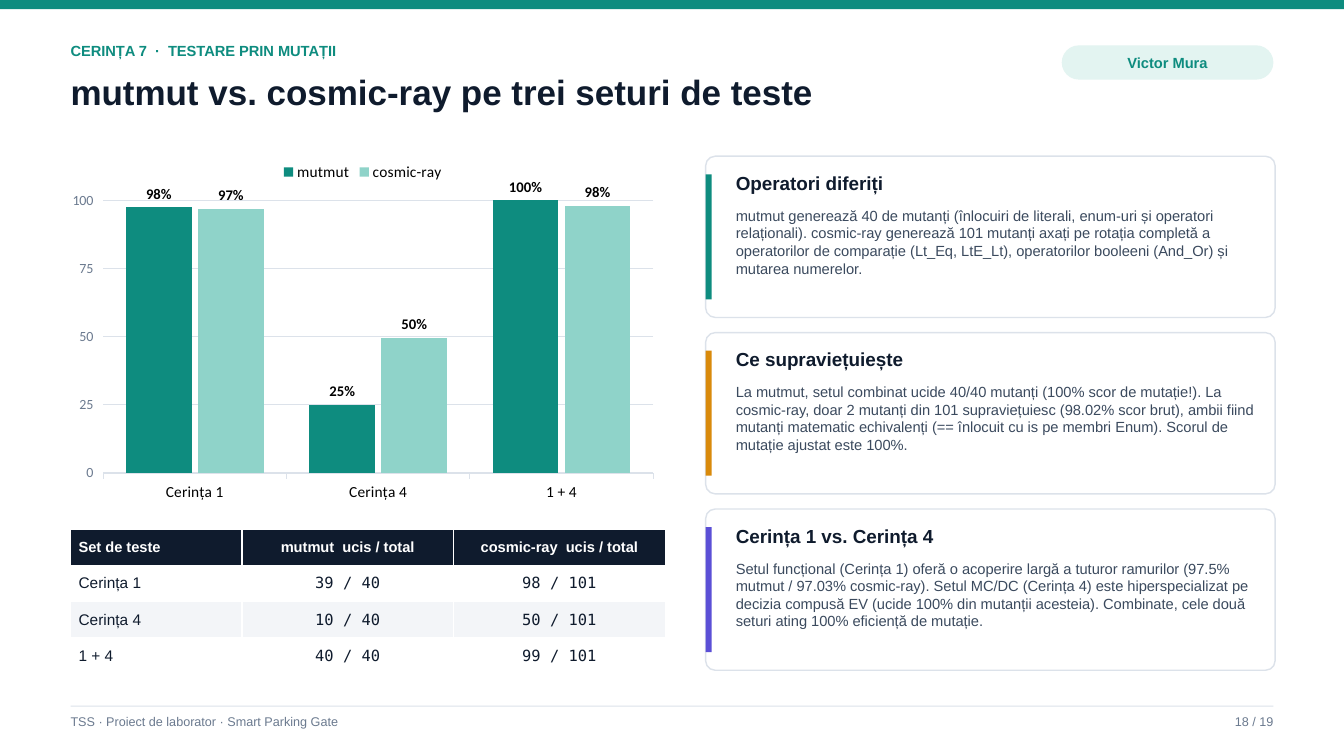
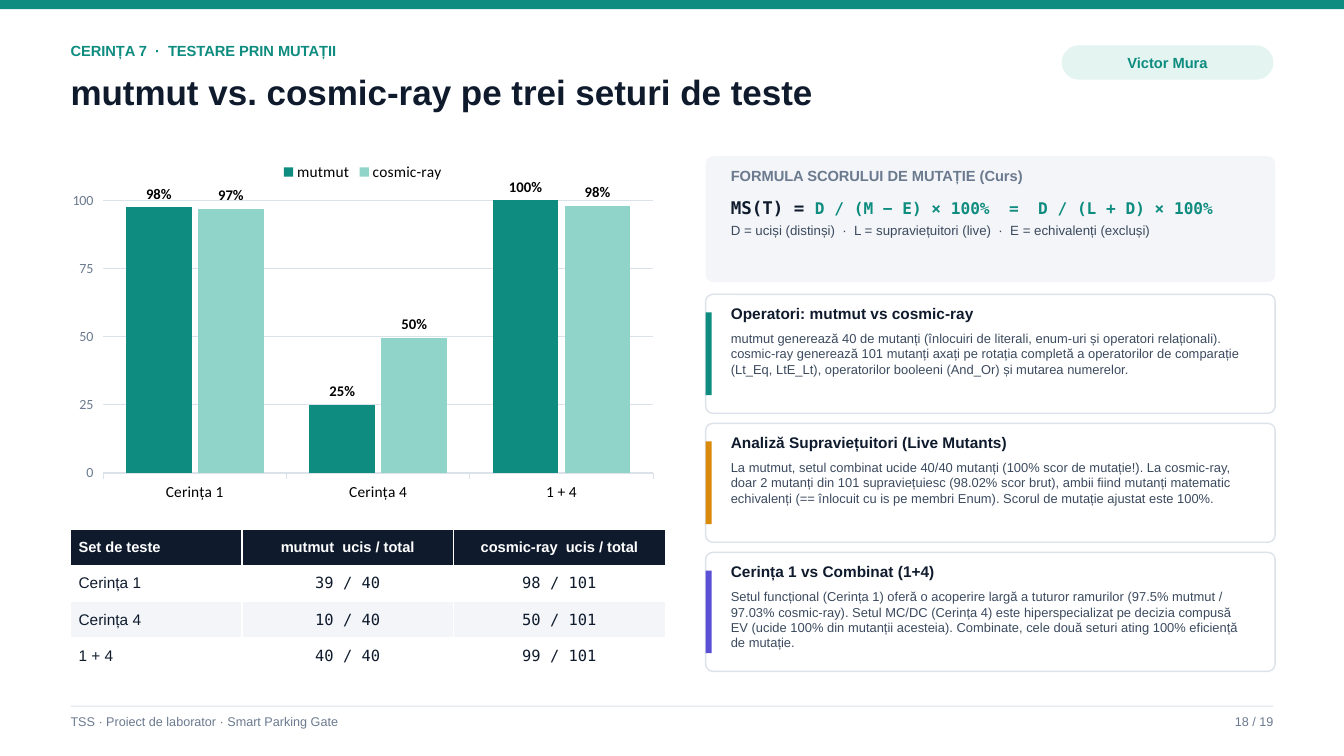
Before and after one commit to victormura/tss, a slide deck: slide 18 of proiect_laborator/docs/Prezentare_Laborator_TSS.pptx. Drawn at 1344x756 pixels with LibreOffice and Linux fonts; fonts in the diff are those of the drawing. Boxes give left, top, right and bottom in pixels: in the first picture for what was removed or moved away, otherwise in the second. Text is boxed around its words. In the diff, an @@ line names an element or a change of style, - is before the commit and + after.

Commit message:
docs(presentation): align all slides with official course notations, formulas, and terminology

```diff
--- a/proiect_laborator/docs/Prezentare_Laborator_TSS.pptx
+++ b/proiect_laborator/docs/Prezentare_Laborator_TSS.pptx
@@ rounded rectangle: place and size @@
-rounded rectangle at [706, 156, 1275, 318]
+rounded rectangle at [706, 156, 1275, 282]
@@ rounded rectangle at [706, 156, 1275, 282]: fill #FFFFFF to #F3F5F8; outline #DCE2EA 1 pt to none @@
@@ text added at [731, 170, 1023, 184], 10.5 pt, text #6B7A8F, bold @@
+FORMULA SCORULUI DE MUTAȚIE (Curs)
@@ text at [731, 200, 1213, 238]: text changed; size 13.5 to 9.5 pt; text colour #0F1B2D to #3B4A5E; bold off @@
-Operatori diferiți
+MS(T) = D / (M − E) × 100% = D / (L + D) × 100%
+D = uciși (distinși) · L = supraviețuitori (live) · E = echivalenți (excluși)
@@ rounded rectangle: place and size @@
-rounded rectangle at [706, 333, 1275, 494]
+rounded rectangle at [706, 294, 1275, 413]
@@ rectangle: place and size @@
-rectangle at [706, 174, 712, 299]
+rectangle at [706, 313, 712, 395]
@@ text added at [731, 308, 973, 323], 11 pt, text #0F1B2D, bold @@
+Operatori: mutmut vs cosmic-ray
@@ size 10.5 to 9.2 pt in 3 elements at [731, 591, 1237, 650], [731, 462, 1231, 506], [731, 333, 1239, 377] @@
@@ text "mutmut generează 40 de mutanți ...": place and size @@
-text "mutmut generează 40 de mutanți ..." at [736, 210, 1228, 274]
+text "mutmut generează 40 de mutanți ..." at [731, 333, 1239, 377]
@@ text removed at [736, 352, 903, 371] @@
-Ce supraviețuiește
@@ rectangle: place and size @@
-rectangle at [706, 351, 712, 476]
+rectangle at [706, 442, 712, 524]
@@ rounded rectangle added at [706, 423, 1275, 542], fill #FFFFFF, outline #DCE2EA 1 pt @@
@@ text added at [731, 436, 1006, 452], 11 pt, text #0F1B2D, bold @@
+Analiză Supraviețuitori (Live Mutants)
@@ text "La mutmut, setul combinat ucide ...": place and size @@
-text "La mutmut, setul combinat ucide ..." at [736, 386, 1254, 453]
+text "La mutmut, setul combinat ucide ..." at [731, 462, 1231, 506]
@@ rounded rectangle: place and size @@
-rounded rectangle at [706, 509, 1275, 670]
+rounded rectangle at [706, 553, 1275, 671]
@@ text at [731, 566, 934, 581]: text changed; size 13.5 to 11 pt @@
-Cerința 1 vs. Cerința 4
+Cerința 1 vs Combinat (1+4)
@@ rectangle: place and size @@
-rectangle at [706, 527, 712, 652]
+rectangle at [706, 571, 712, 653]
@@ text "Setul funcțional (Cerința 1) oferă ...": place and size @@
-text "Setul funcțional (Cerința 1) oferă ..." at [736, 563, 1248, 629]
+text "Setul funcțional (Cerința 1) oferă ..." at [731, 591, 1237, 650]
```
Also in this commit, not shown: 12 other slides changed, 2 other files.
